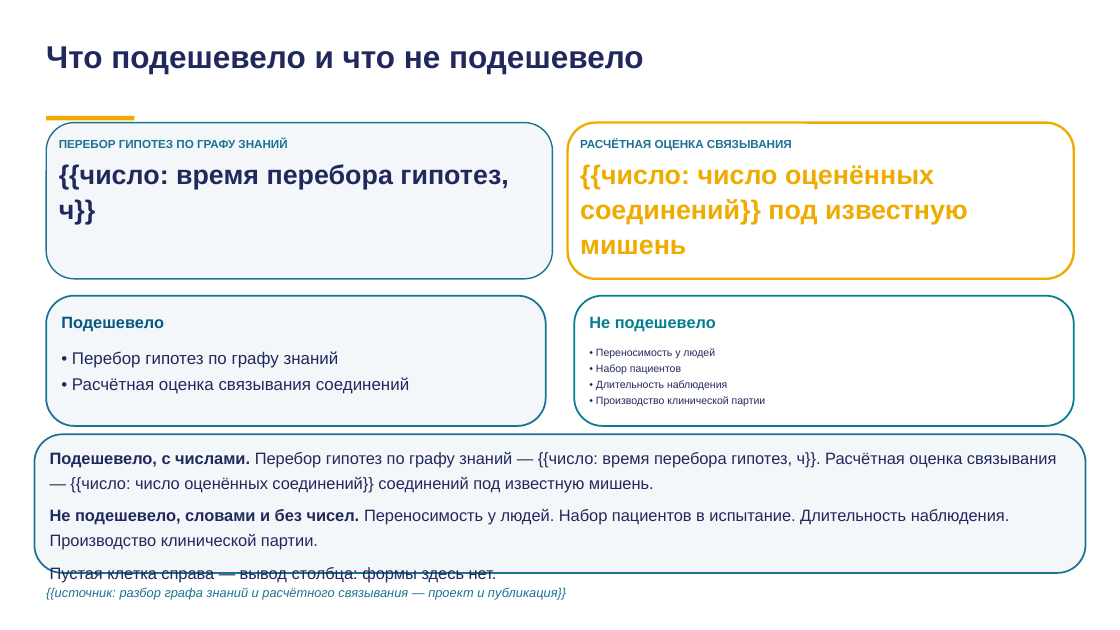
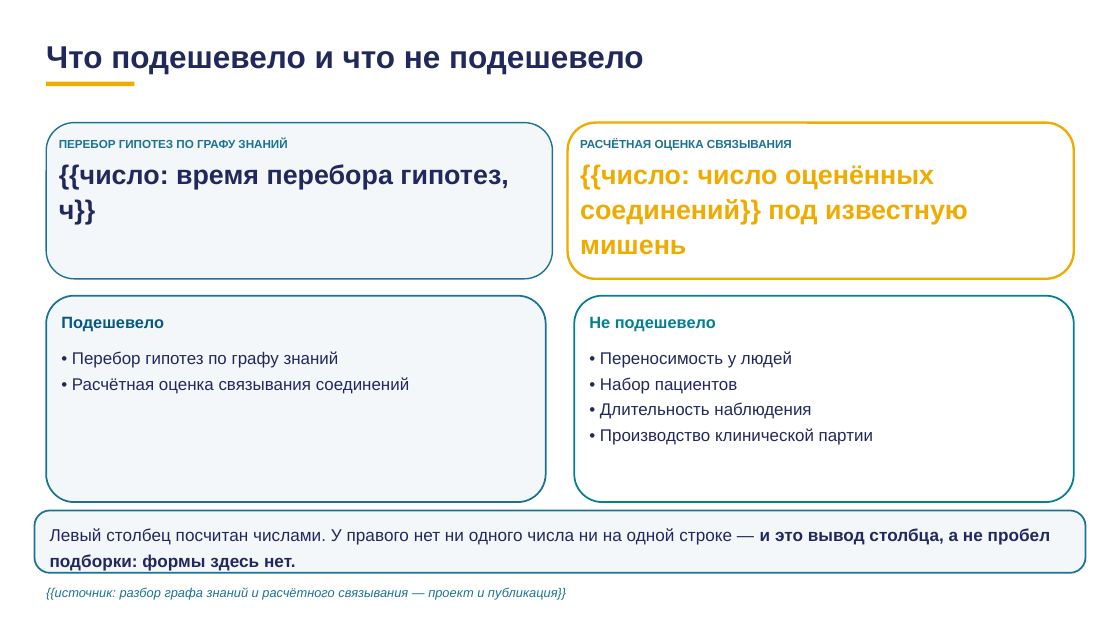
Before and after one commit to tellina-study/AI-usage-lessons, a slide deck: slide 81 of library/lectures/lec-07/rework/deck/lec-07-karkas.pptx (slide 63 before the commit). Drawn at 1120x630 pixels with LibreOffice and Linux fonts; fonts in the diff are those of the drawing. Boxes give left, top, right and bottom in pixels: in the first picture for what was removed or moved away, otherwise in the second. Text is boxed around its words. In the diff, an @@ line names an element or a change of style, - is before the commit and + after.

```diff
--- a/library/lectures/lec-07/rework/deck/lec-07-karkas.pptx
+++ b/library/lectures/lec-07/rework/deck/lec-07-karkas.pptx
@@ rectangle: place and size @@
-rectangle at [46, 116, 134, 121]
+rectangle at [46, 82, 134, 87]
@@ proportions changed in 3 elements at [34, 511, 1086, 573], [575, 296, 1075, 502], [46, 296, 546, 502] @@
@@ rounded rectangle: place and size @@
-rounded rectangle at [46, 296, 546, 426]
+rounded rectangle at [46, 296, 546, 502]
@@ rounded rectangle: place and size @@
-rounded rectangle at [575, 296, 1075, 426]
+rounded rectangle at [575, 296, 1075, 502]
@@ text "• Переносимость у людей" at [600, 351, 873, 445]: size 9 to 14.5 pt @@
@@ text removed at [50, 451, 1057, 583] @@
-Подешевело, с числами. Перебор гипотез по графу знаний — {{число: время перебора гипотез, ч}}. Расчётная оценка связывания — {{число: число оценённых соединений}} соединений под известную мишень.
-Не подешевело, словами и без чисел. Переносимость у людей. Набор пациентов в испытание. Длительность наблюдения. Производство клинической партии.
-Пустая клетка справа — вывод столбца: формы здесь нет.
@@ rounded rectangle: place and size @@
-rounded rectangle at [34, 434, 1086, 573]
+rounded rectangle at [34, 511, 1086, 573]
@@ text added at [50, 528, 1050, 571], 14.7 pt, text #21295C @@
+Левый столбец посчитан числами. У правого нет ни одного числа ни на одной строке — и это вывод столбца, а не пробел подборки: формы здесь нет.
```
Also in this commit, not shown: 69 other slides changed, 32 slides added, 2 slides removed, 35 other files.
